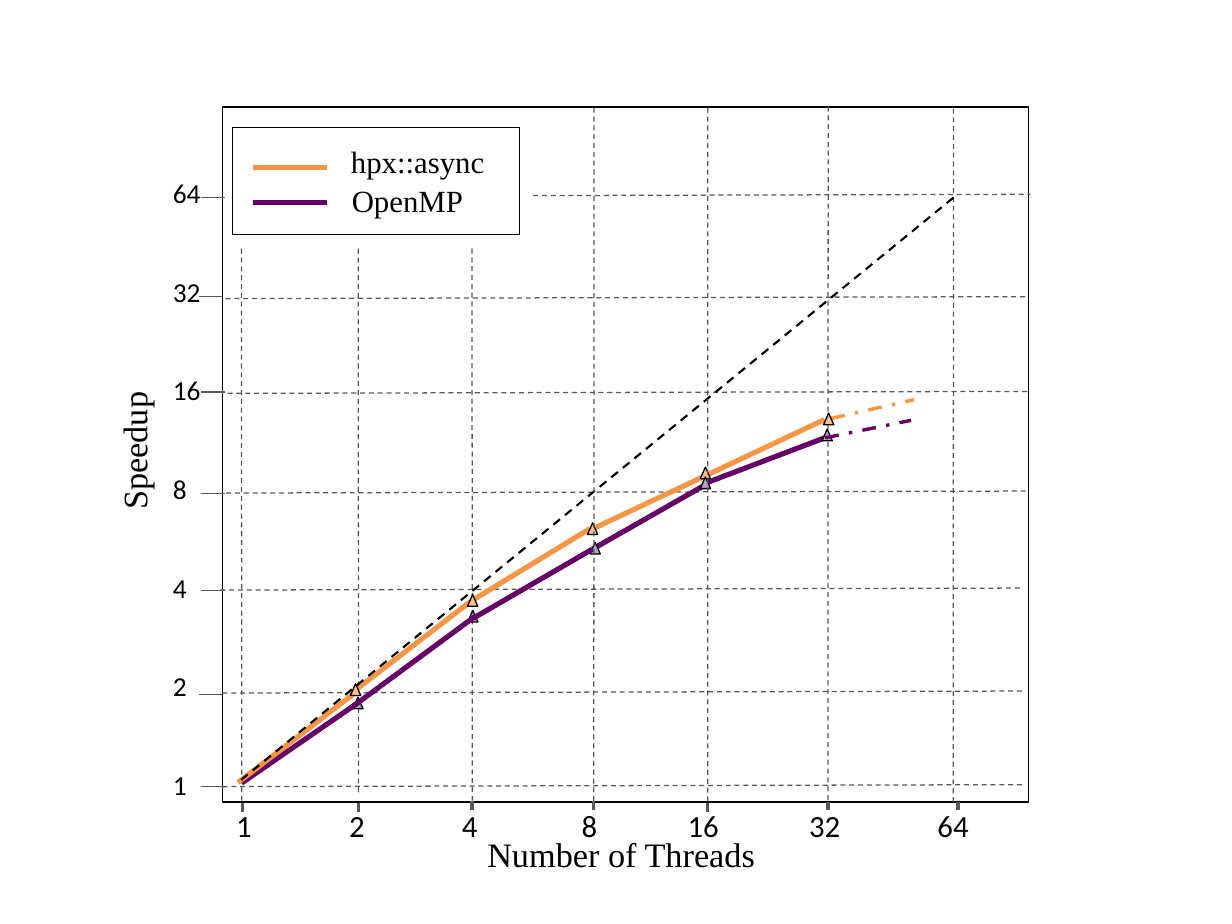
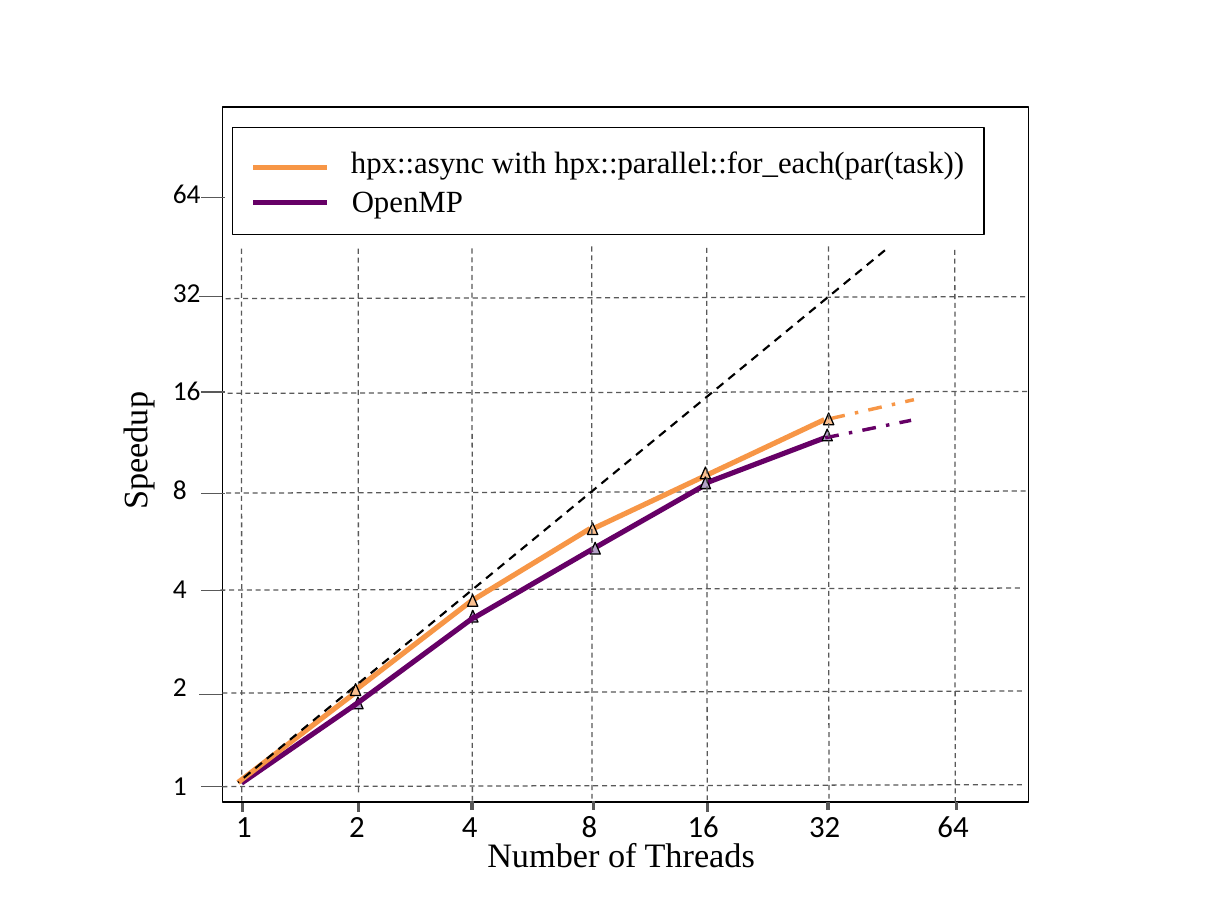
Before and after one commit to zkhatami88/OP2_HPX, a slide deck: slide 6 of Reports/R5/P1.pptx. Drawn at 1232x924 pixels with LibreOffice and Linux fonts; fonts in the diff are those of the drawing. Boxes give left, top, right and bottom in pixels: in the first picture for what was removed or moved away, otherwise in the second. Text is boxed around its words. In the diff, an @@ line names an element or a change of style, - is before the commit and + after.

```diff
--- a/Reports/R5/P1.pptx
+++ b/Reports/R5/P1.pptx
@@ rectangle: place and size @@
-rectangle at [233,128,520,235]
+rectangle at [233,128,984,235]
@@ text at [351,151,964,179]: text changed @@
-hpx::async
+hpx::async with hpx::parallel::for_each(par(task))
@@ line removed from (533, 196) to (1030, 195) @@
@@ line moved from (954, 198) - (238, 782) to (885, 250) - (238, 782) @@
@@ line moved from (594, 107) - (594, 803) to (591, 246) - (593, 798) @@
@@ line moved from (708, 108) - (707, 803) to (707, 248) - (707, 800) @@
@@ line moved from (828, 106) - (828, 802) to (829, 246) - (829, 798) @@
@@ line moved from (954, 108) - (954, 803) to (955, 250) - (955, 802) @@
```
Also in this commit, not shown: 2 other slides changed, 1 slide added, 8 other files.
